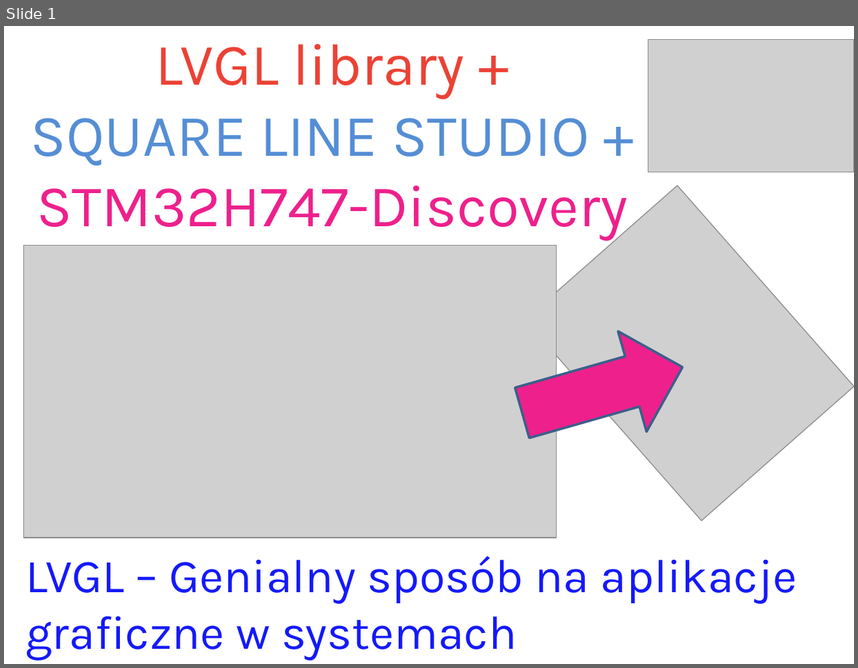
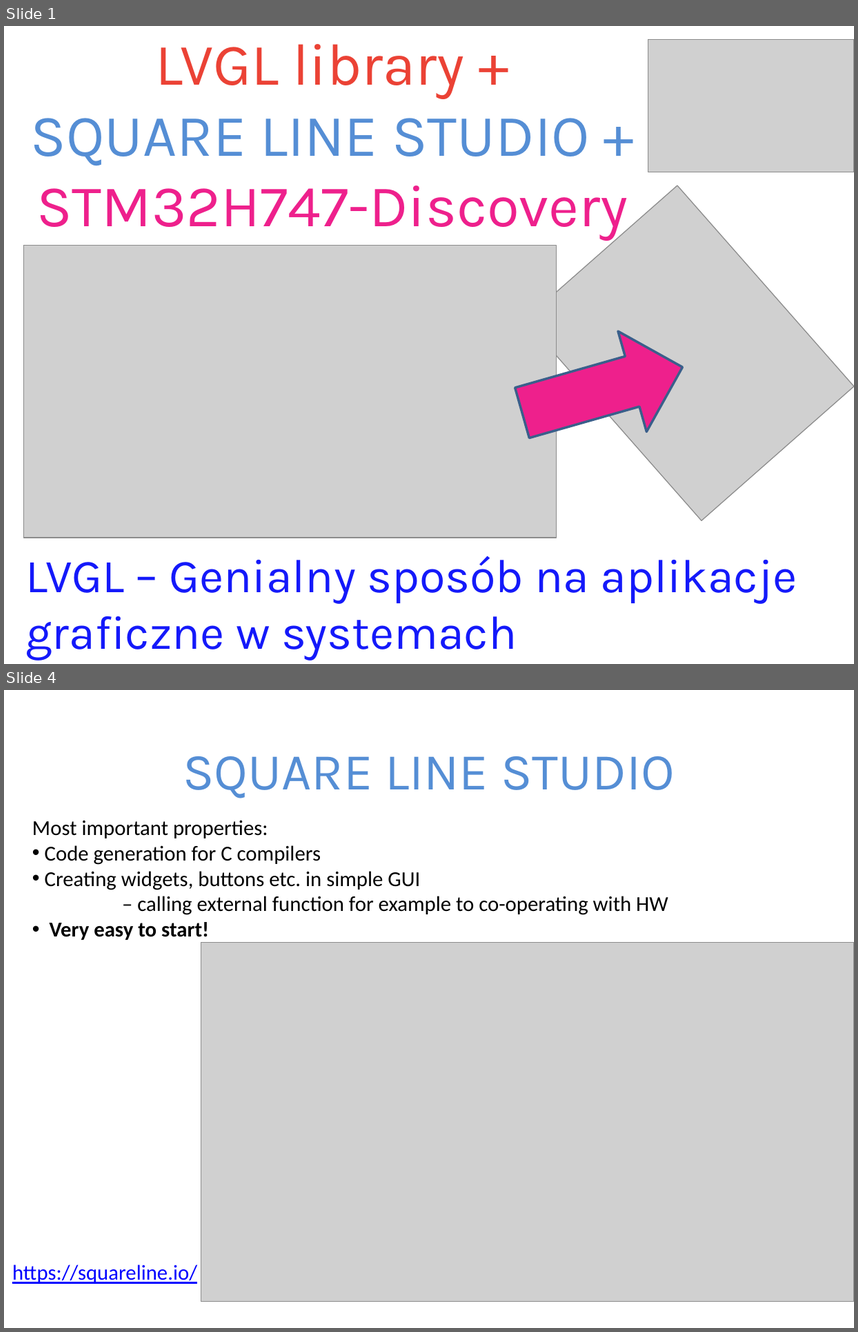
Before and after one commit to trteodor/stm32h747_disco_lvgl_bare_metal, a slide deck: Presenation.pptx. Shown one above the other, each under a label of ours: slide 1 before the commit, slides 1 and 4 after it; the slides between them are not shown. The pictures are 858x668 and 858x1332 pixels, drawn with LibreOffice and Linux fonts; fonts in the diff are those of the drawing; grey boxes stand for pictures. Boxes give left, top, right and bottom in pixels: in the first picture for what was removed or moved away, otherwise in the second. Text is boxed around its words. In the diff, an @@ line names an element or a change of style, - is before the commit and + after.

```diff
--- a/Presenation.pptx
+++ b/Presenation.pptx
@@ slide 4 added at [4, 690, 854, 1328], background #FFFFFF @@
@@ title added at [183, 756, 675, 798], 44 pt, text #558ED5 @@
+SQUARE LINE STUDIO
@@ text added at [32, 820, 668, 943], 18 pt, text #000000 @@
+Most important properties:
+• Code generation for C compilers
+• Creating widgets, buttons etc. in simple GUI
+  – calling external function for example to co-operating with HW
+• Very easy to start!
@@ picture added at [201, 943, 854, 1301] @@
@@ text added at [12, 1264, 197, 1283], 18 pt, text #0000FF, underline @@
+https://squareline.io/
```
Also in this commit, not shown: 9 slides changed, 5 other slides added, 6 slides removed, 5 other files.
